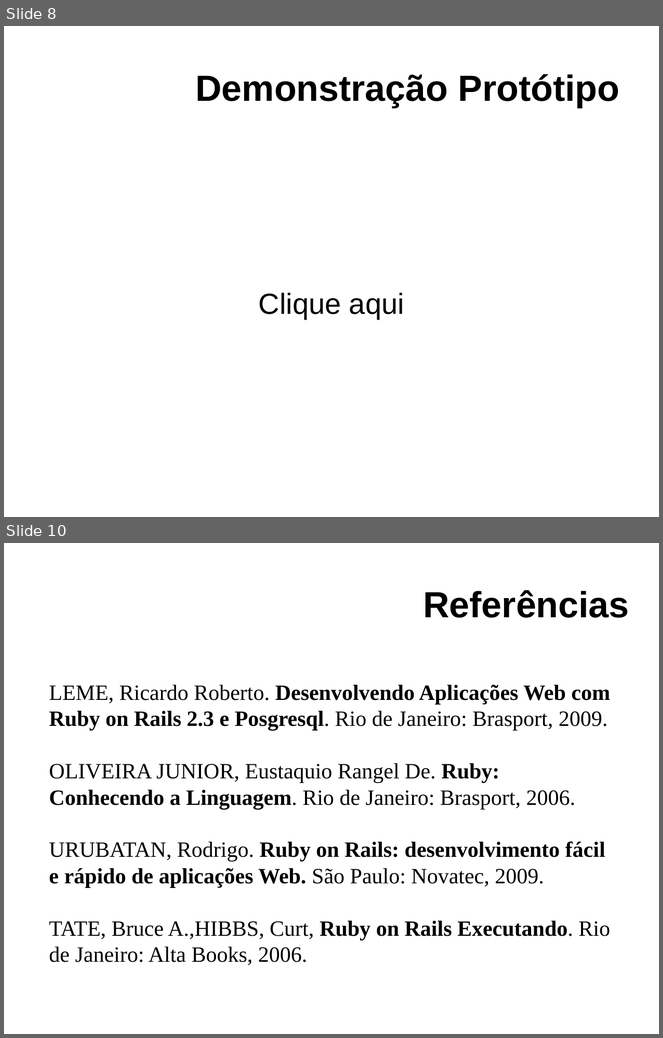
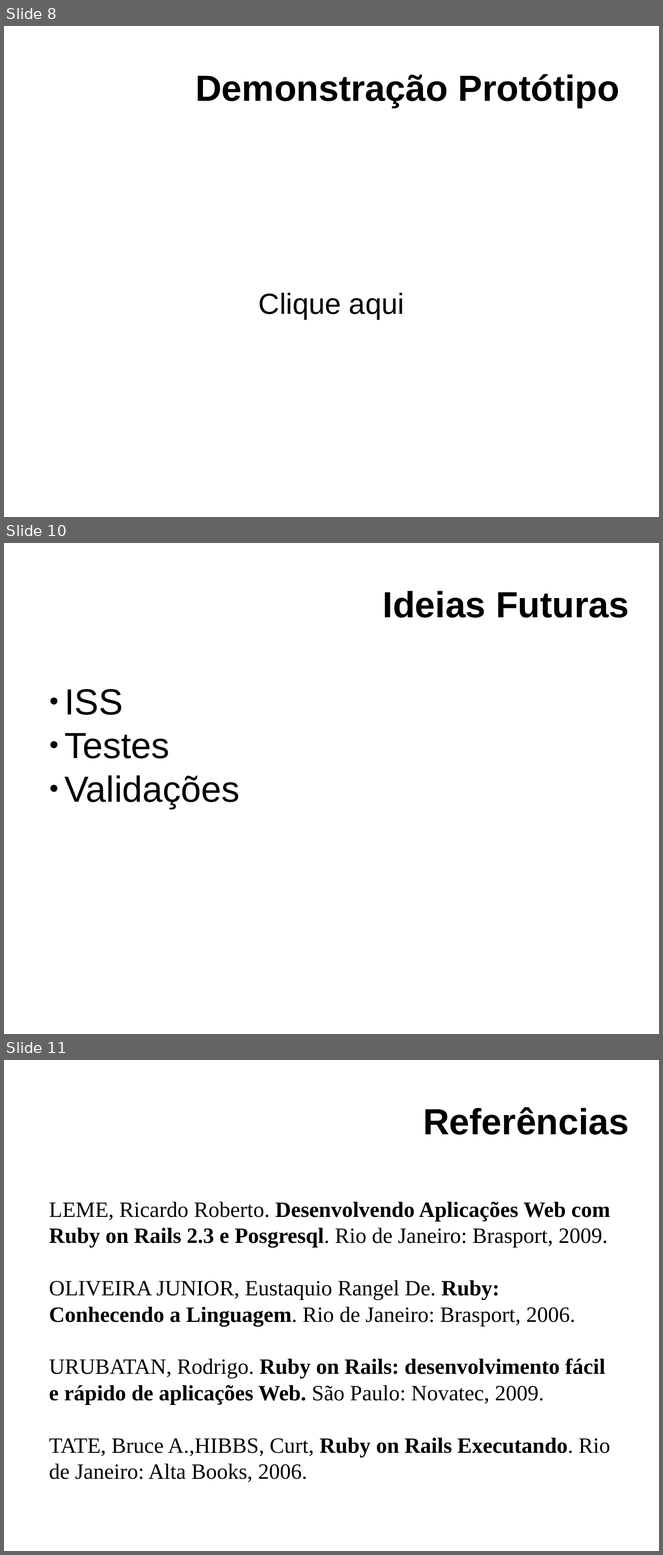
Before and after one commit to clairton/crh, a slide deck: slides.odp. Shown one above the other, each under a label of ours: slides 8 and 10 before the commit, slides 8, 10 and 11 after it; the slides between them are not shown. The pictures are 663x1038 and 663x1555 pixels, drawn with LibreOffice and Linux fonts; fonts in the diff are those of the drawing; background and template pictures are left out. Boxes give left, top, right and bottom in pixels: in the first picture for what was removed or moved away, otherwise in the second. Text is boxed around its words. In the diff, an @@ line names an element or a change of style, - is before the commit and + after.

```diff
--- a/slides.odp
+++ b/slides.odp
@@ slide 10 added at box(4, 543, 659, 1034), background picture (left out) @@
@@ title added at box(383, 591, 629, 618), 40 pt, text #000000, bold @@
+Ideias Futuras
@@ text added at box(64, 689, 240, 809), 40 pt, text #000000 @@
+● ISS
+● Testes
+● Validações
@@ what was slide 10 is now slide 11 @@
```
Also in this commit, not shown: 1 other slide added, 1 slide removed.
